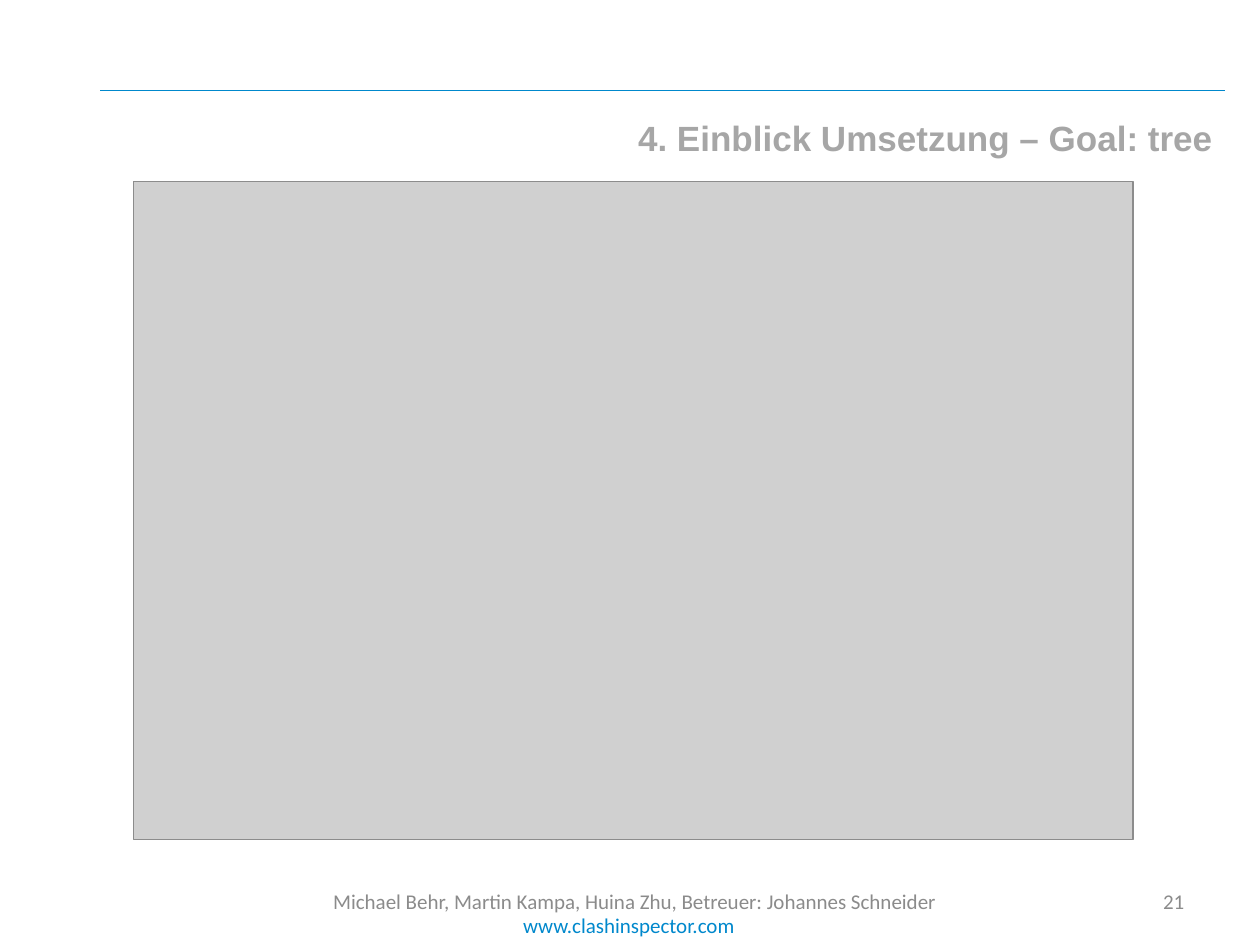
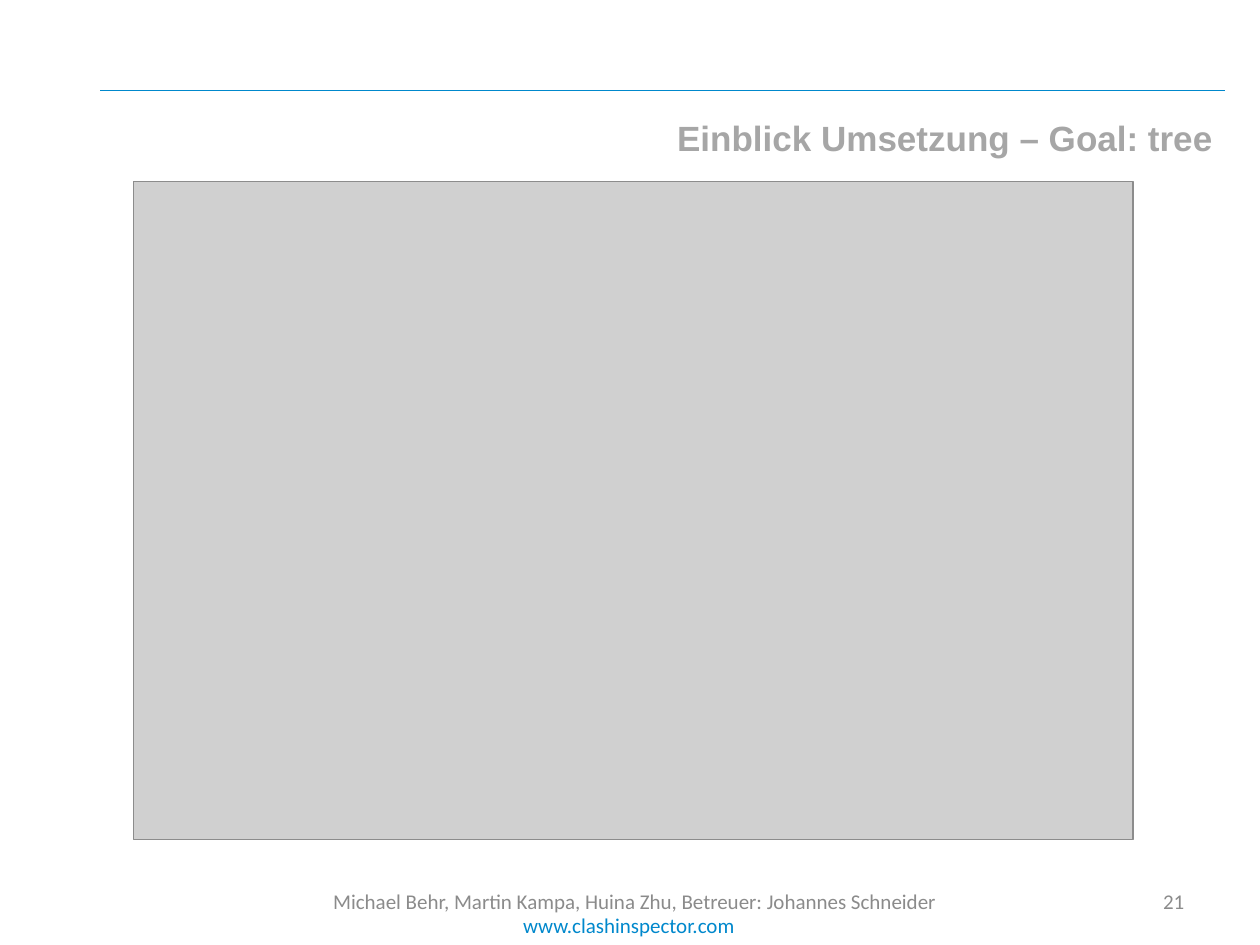
Before and after one commit to cedarsoft/clashinspector.com, a slide deck: slide 21 of presentation/Jahresprojekt Endpräsentation.pptx. Drawn at 1260x945 pixels with LibreOffice and Linux fonts; fonts in the diff are those of the drawing; grey boxes stand for pictures; background and template pictures are left out. Boxes give left, top, right and bottom in pixels: in the first picture for what was removed or moved away, otherwise in the second. Text is boxed around its words. In the diff, an @@ line names an element or a change of style, - is before the commit and + after.

```diff
--- a/presentation/Jahresprojekt Endpräsentation.pptx
+++ b/presentation/Jahresprojekt Endpräsentation.pptx
@@ text at box(677, 126, 1212, 157): text changed @@
-4. Einblick Umsetzung – Goal: tree
+Einblick Umsetzung – Goal: tree
```
Also in this commit, not shown: 11 other slides changed, 4 other files.
